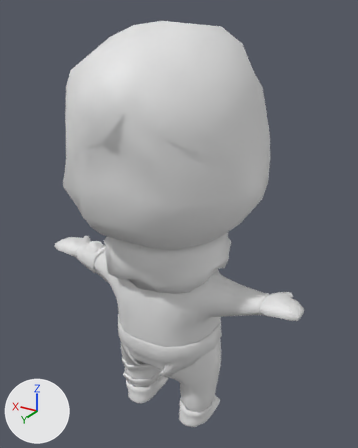
An edit to the Blender file Assets/Character/Player_LowPoly.blend, drawn before and after from the same camera.
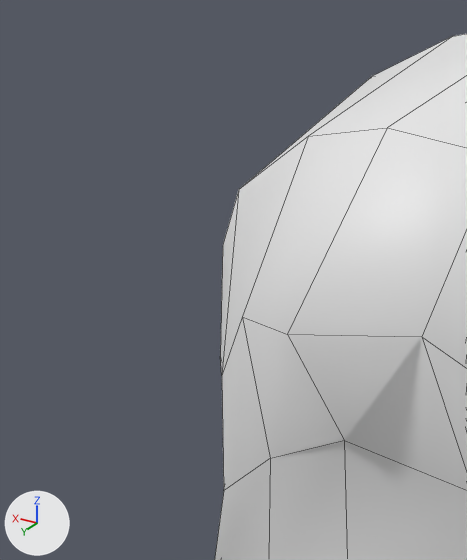
Each version appears first whole from a 50 mm lens placed at (-5.63, 8.78, 9.75), pointed at (-0.19, -0.3, 5.21), and next in a close-up on the part from 0% to 39% of the width and 3% to 40% of the height. The axes (+X, +Y, +Z) are drawn at lower left. The lights are the same throughout. The close-ups show mesh edges as thin lines.

Script lines for the objects in view, before the commit:
```python
me_plane_001 = bpy.data.meshes.new('Plane.001')
me_plane_001.from_pydata(...)  # 196 vertices, 180 faces; spans x -2.23..2.22, y 4.9..9.57, z -2.43..2.03
me_plane_001.polygons.foreach_set('use_smooth', [True] * 180)
ob_plane_001 = bpy.data.objects.new('Plane.001', me_plane_001)
ob_plane_001.location = (0.0, 0.0, 0.0)
ob_plane_001.rotation_euler = (1.571, 0.0, 0.0)  # degrees (90, 0, 0)
```
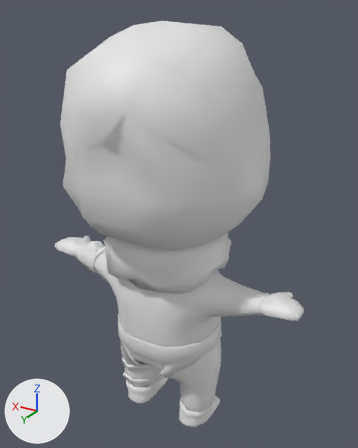
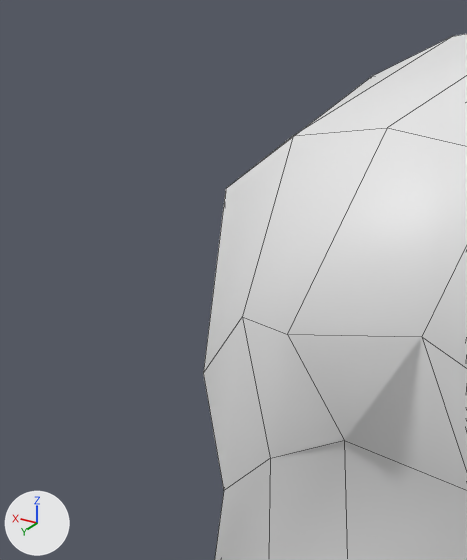
Edits to the bpy script that builds the scene:
```text
Change me_plane_001:
    where me_plane_001.from_pydata(...)  # 196 vertices, 180 faces; spans x -2.23..2.22, y 4.9..9.57, z -2.43..2.03
    used by ob_plane_001; location = (0.0, 0.0, 0.0); rotation_euler = (1.571, 0.0, 0.0), in degrees (90, 0, 0)
    me_plane_001 part 1
    me_plane_001.vertices[67].co: (-1.74, 8.67, -0.46) -> (-1.67, 8.91, -0.3)
    me_plane_001.vertices[69].co: (-0.65, 8.99, -1.53) -> (-0.73, 8.99, -1.53)
    me_plane_001.vertices[70].co: (-1.17, 8.68, -1.36) -> (-1.17, 8.88, -1.36)
    me_plane_001.vertices[71].co: (-1.61, 8.35, -1.11) -> (-1.54, 8.54, -1.11)
    me_plane_001.vertices[97].co: (-1.95, 8.04, -0.43) -> (-1.95, 8.04, -0.36)
    me_plane_001 part 2
    me_plane_001.vertices[17].co: (0.65, 9.02, -1.41) -> (0.76, 9.02, -1.41)  # pixel (308, 136) -> pixel (293, 135)
    me_plane_001.vertices[18].co: (1.24, 8.71, -1.35) -> (1.34, 8.71, -1.35)  # pixel (238, 189) -> pixel (225, 188)
    me_plane_001.vertices[21].co: (1.1, 7.74, -1.77) -> (1.24, 7.74, -1.77)  # pixel (221, 375) -> pixel (203, 373)
```

Boxes (x1, y1, x2, y2) around the edits, measured in the close-ups (467 x 560 px; the box of a moved part takes in the faces that stretch with it):
'Plane.001', reshaped
    before: (215, 34, 467, 560)
    after: (203, 34, 467, 560)
part 1 of me_plane_001, moved or reshaped
    both: (287, 75, 467, 368)
part 2 of me_plane_001, moved or reshaped
    before: (220, 34, 467, 490)
    after: (203, 34, 467, 490)
